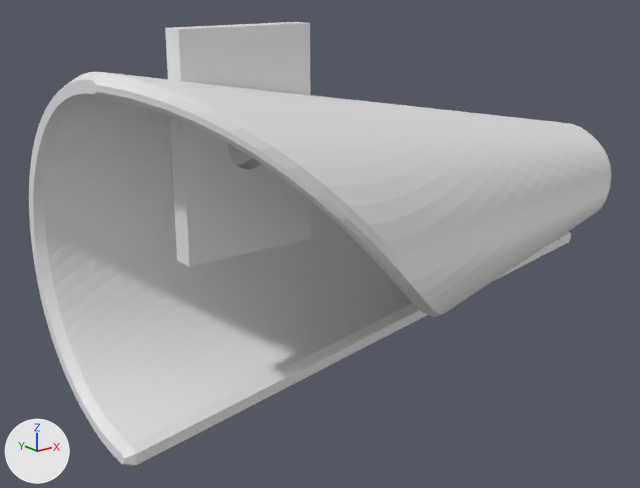
One commit to the glTF model web/stl/plow.glb: the scene before it, then after it.
One viewpoint serves both versions: a camera (50 mm lens) standing at (-34.5, -68.9, 38.6) and looking at (6.5, -17.7, 18.1). The lights are fixed; the arrows at lower left show +X, +Y and +Z. The first picture is the older version.

The scene before the commit, as lines of its bpy script (objects in view):
```python
me_plow_stl = bpy.data.meshes.new('plow.stl')
me_plow_stl.from_pydata(...)  # 4102 vertices, 8204 faces; spans x -12.7..33.7, y -31.1..-8.3, z 7.2..35.0
ob_plow_stl = bpy.data.objects.new('plow.stl', me_plow_stl)
ob_plow_stl.location = (0.0, 0.0, 0.0)
```
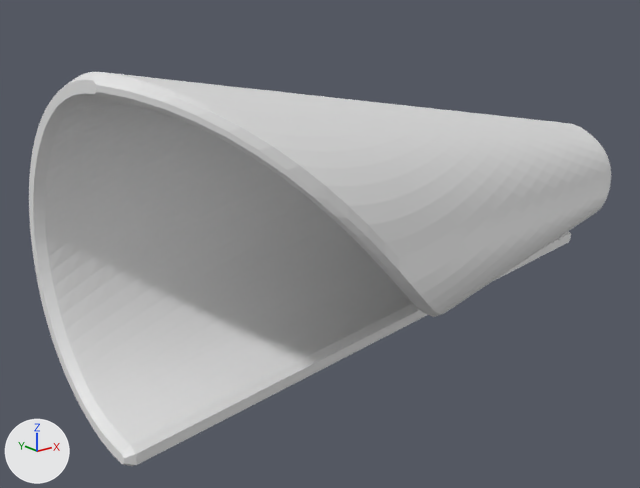
Pixel boxes [x1, y1, x2, y2] of what changed, in the pictures (640 x 488 px):
```json
{"object": "plow.stl", "change": "reshaped", "before": [29, 22, 611, 466], "after": [29, 72, 611, 466], "on screen": "11% shorter"}
{"part": 1, "of": "me_plow_stl", "change": "cut back", "before": [165, 22, 325, 267], "after": [185, 81, 325, 99]}
```

Scene script edits in JSON lines:
```json
{"block": "me_plow_stl", "where": "# used by ob_plow_stl; location = (0.0, 0.0, 0.0)"}
{"op": "remove", "block": "me_plow_stl", "code": "me_plow_stl.from_pydata(...)  # 4102 vertices, 8204 faces; spans x -12.7..33.7, y -31.1..-8.3, z 7.2..35.0"}
{"op": "add", "block": "me_plow_stl", "code": "me_plow_stl.from_pydata(...)  # 3964 vertices, 7924 faces; spans x -12.7..33.7, y -31.1..-8.3, z 7.2..32.8"}
{"block": "me_plow_stl", "change": "me_plow_stl part 1"}
{"block": "me_plow_stl", "change": "156 vertices are removed from x -7.0..3.0, y -21.0..-19.4, z 20.0..35.0"}
{"block": "me_plow_stl", "change": "380 faces are deleted"}
{"block": "me_plow_stl", "change": "10 vertices are added at x -4.3..0.9, y -20.9..-19.7, z 29.0..31.4"}
{"block": "me_plow_stl", "change": "8 new vertices lie (0.0, -1.2, 0.2) away from vertices in x -6.9..2.1, y -18.8..-18.7, z 28.5..31.7"}
{"block": "me_plow_stl", "change": "100 new faces join them"}
{"block": "me_plow_stl", "change": "other edits to the shape of me_plow_stl do not show in these pictures"}
```
